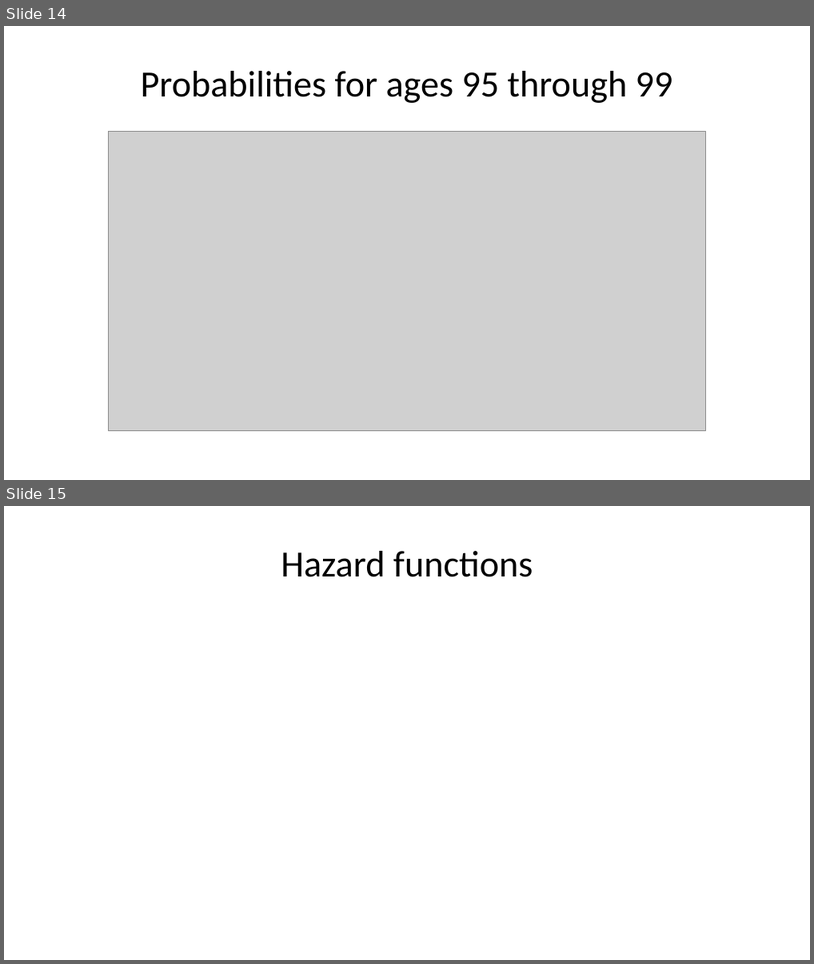
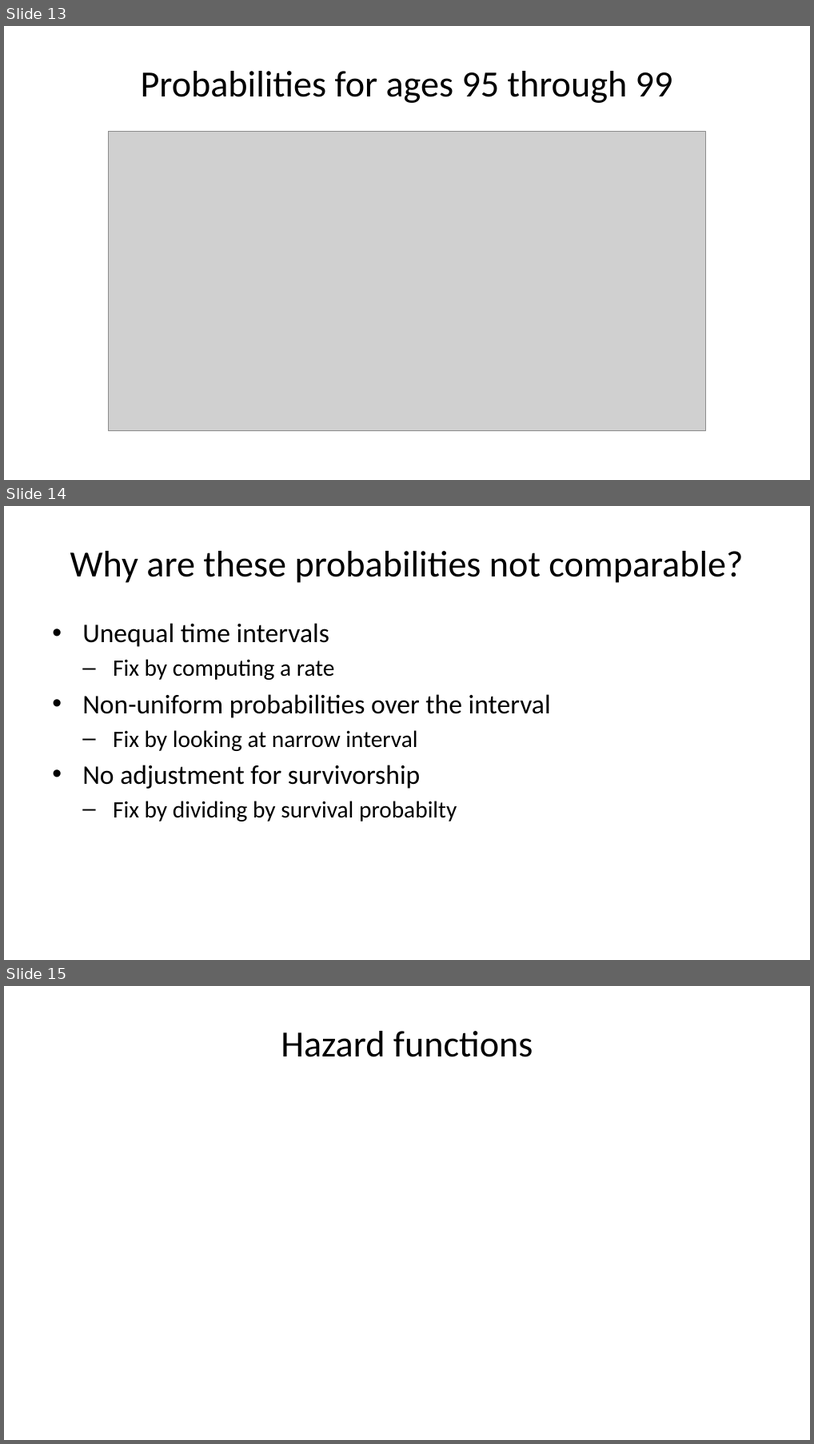
Before and after one commit to pmean/talks, a slide deck: frailty/frailty.pptx. Shown one above the other, each under a label of ours: slides 14 and 15 before the commit, slides 13, 14 and 15 after it. The pictures are 814x964 and 814x1444 pixels, drawn with LibreOffice and Linux fonts; fonts in the diff are those of the drawing; grey boxes stand for pictures. Boxes give left, top, right and bottom in pixels: in the first picture for what was removed or moved away, otherwise in the second. Text is boxed around its words. In the diff, an @@ line names an element or a change of style, - is before the commit and + after.

```diff
--- a/frailty/frailty.pptx
+++ b/frailty/frailty.pptx
@@ slide 14 added at (4,506,810,960), background #FFFFFF @@
@@ title added at (70,551,743,583), 33 pt, text #000000 @@
+Why are these probabilities not comparable?
@@ text added at (82,623,551,821), 24 pt, text #000000 @@
+• Unequal time intervals
+  – Fix by computing a rate
+• Non-uniform probabilities over the interval
+  – Fix by looking at narrow interval
+• No adjustment for survivorship
+  – Fix by dividing by survival probabilty
@@ what was slide 14 is now slide 13 @@
```
Also in this commit, not shown: 2 slides changed, 4 other slides added, 2 slides removed, 1 other file.
